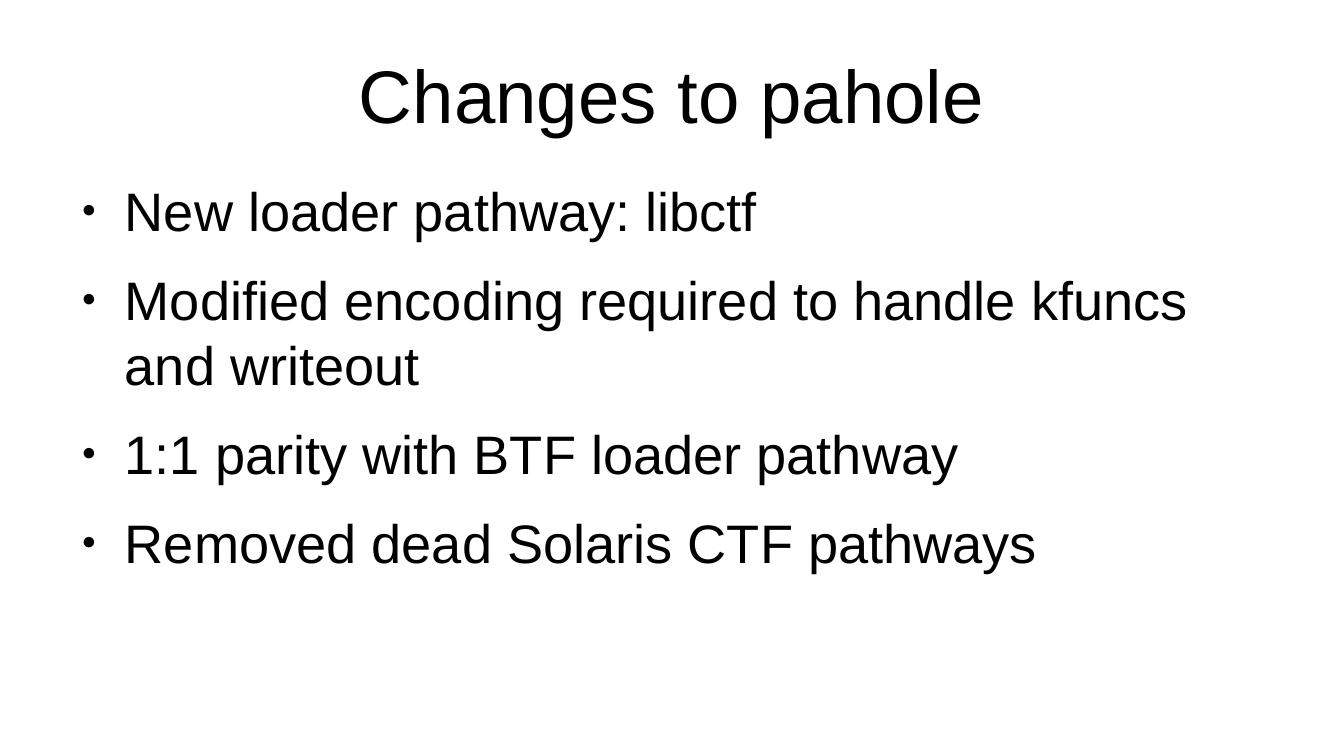
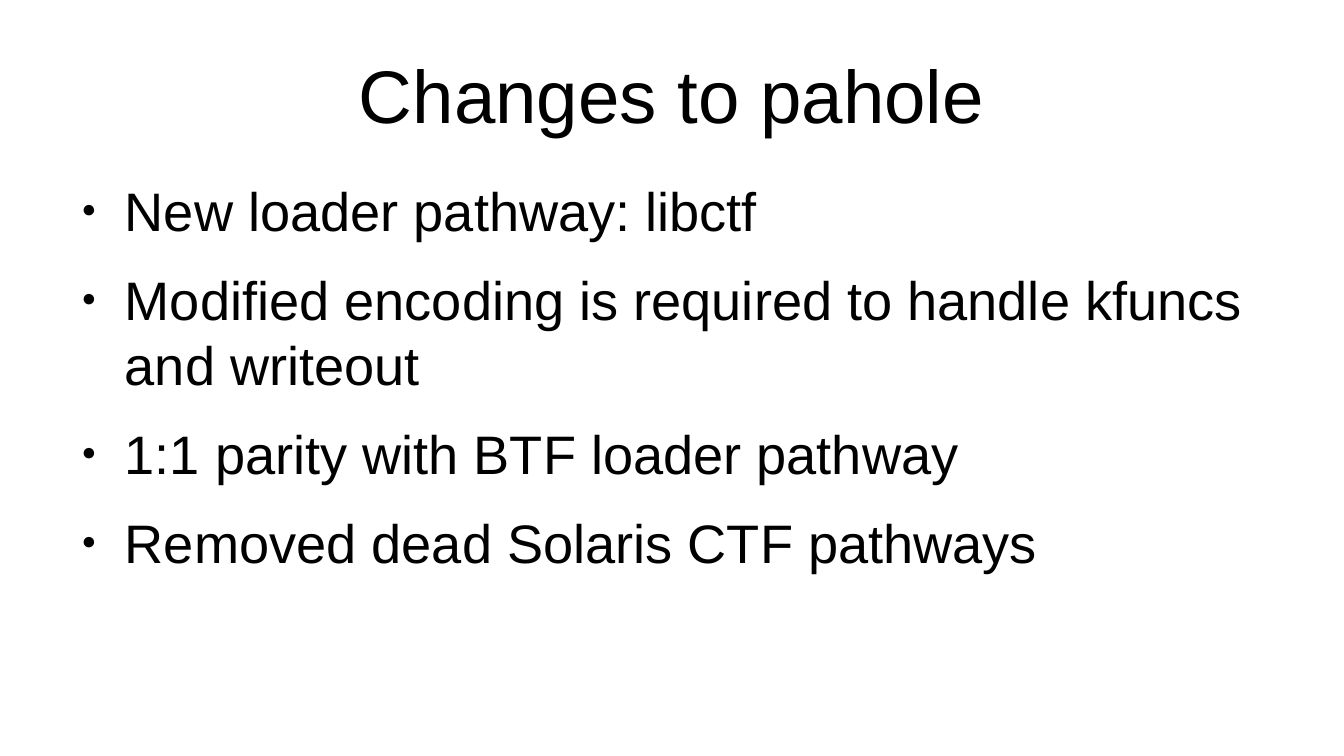
Before and after one commit to peter-shoes/lsfmm_slides, a slide deck: slide 21 of ctf_lsfmm.odp. Drawn at 1344x756 pixels with LibreOffice and Linux fonts; fonts in the diff are those of the drawing. Boxes give left, top, right and bottom in pixels: in the first picture for what was removed or moved away, otherwise in the second. Text is boxed around its words. In the diff, an @@ line names an element or a change of style, - is before the commit and + after.

```diff
--- a/ctf_lsfmm.odp
+++ b/ctf_lsfmm.odp
@@ text at [125,280,1242,386]: text changed @@
-● Modified encoding required to handle kfuncs and writeout
+● Modified encoding is required to handle kfuncs and writeout
```
Also in this commit, not shown: 9 other slides changed, 1 slide added, 2 slides removed.
